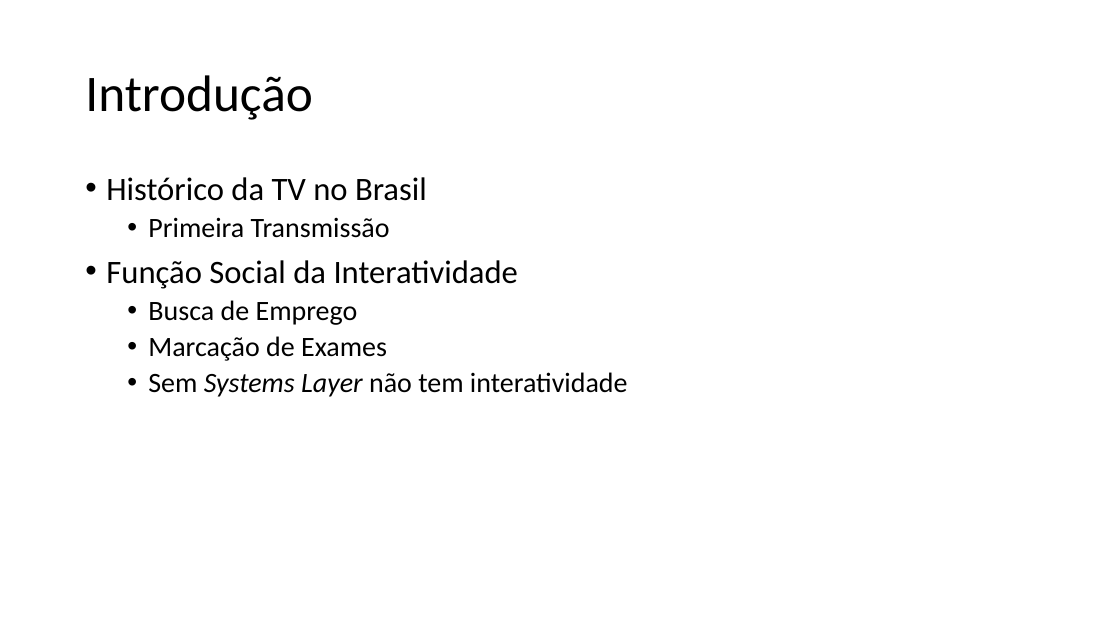
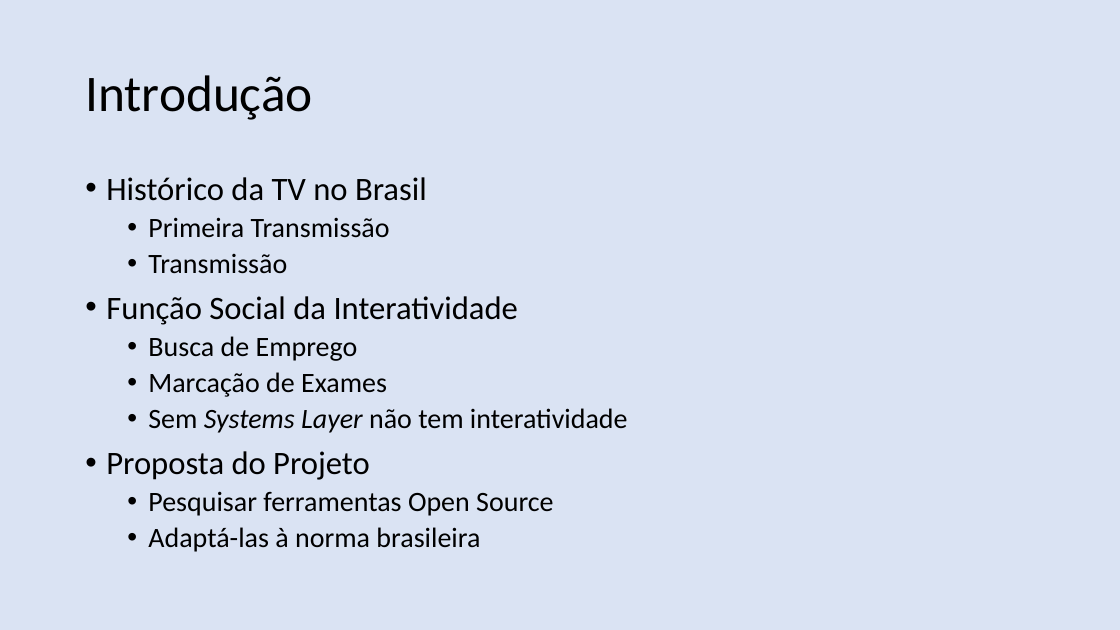
Before and after one commit to nasall2/TCC, a slide deck: slide 3 of relatorio/abntex2-modelos-1.9.2/figuras/apresentacao.pptx. Drawn at 1120x630 pixels with LibreOffice and Linux fonts; fonts in the diff are those of the drawing. Boxes give left, top, right and bottom in pixels: in the first picture for what was removed or moved away, otherwise in the second. Text is boxed around its words. In the diff, an @@ line names an element or a change of style, - is before the commit and + after.

```diff
--- a/relatorio/abntex2-modelos-1.9.2/figuras/apresentacao.pptx
+++ b/relatorio/abntex2-modelos-1.9.2/figuras/apresentacao.pptx
@@ background #FFFFFF to #DAE3F3 @@
@@ text at (148,254,287,274): paragraph added @@
+  • Transmissão
@@ text at (106,451,553,552): paragraphs added @@
+• Proposta do Projeto
+  • Pesquisar ferramentas Open Source
+  • Adaptá-las à norma brasileira
```
Also in this commit, not shown: 6 other slides changed, 8 slides added, 2 slides removed, 4 other files.
